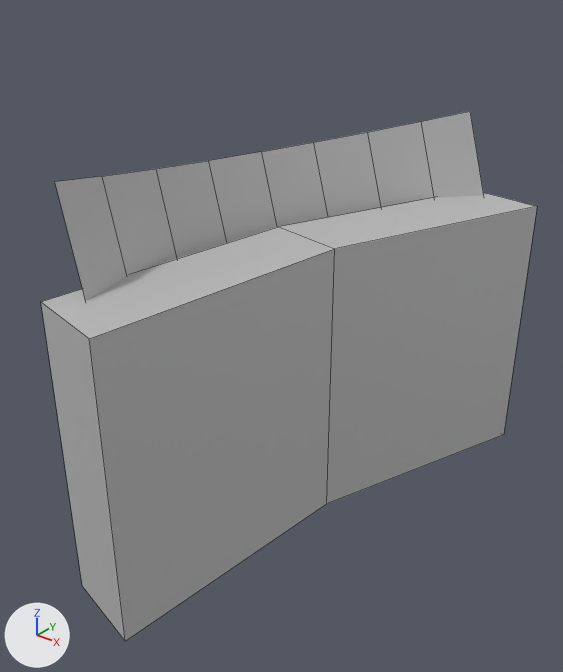
The FBX model Assets/!WeAreAthomic/PROPS/P_LABTUTORIAL/DATA/Pantalla_Stats/P_PantallaStats.fbx: old version first, new version second.
The view is the same before and after, from a camera (50 mm lens) standing at (0.134, -0.594, 0.549) and looking at (-0.376, 0.043, 0.154). The axes (+X, +Y, +Z) are drawn at lower left. The lights are the same throughout. Mesh edges are drawn as thin lines. Where no turn or scale is listed for an object, it has been applied to the vertices.

Objects in the first picture: 'Laboratorio_Neftis_polySurface21', 'pCube1'.
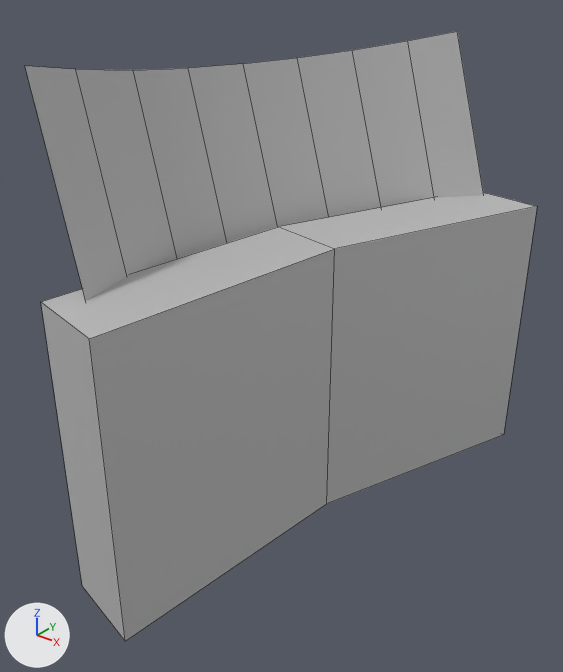
Boxes (x1, y1, x2, y2) around the edits, measured in the pictures (563 x 672 px; the box of a moved part takes in the faces that stretch with it):
'Laboratorio_Neftis_polySurface21', reshaped (7% wider, 42% taller)
    before: (55, 111, 484, 301)
    after: (25, 31, 484, 301)
part 1 of me_mesh_001, moved or reshaped (not visible afterwards)
    before: (55, 111, 484, 268)

Patch to the scene script:
```diff
--- a/Assets/!WeAreAthomic/PROPS/P_LABTUTORIAL/DATA/Pantalla_Stats/P_PantallaStats.fbx.py
+++ b/Assets/!WeAreAthomic/PROPS/P_LABTUTORIAL/DATA/Pantalla_Stats/P_PantallaStats.fbx.py
@@ mat_m_pantallastats_holo @@
+mat_m_pantallastats_holo = principled_material('M_PantallaStats_Holo')
+mat_m_pantallastats_holo.base_color = (0.5, 0.5, 0.5)  # grey #bcbcbc
@@ me_mesh_002_1 @@
+me_mesh_002_1.from_pydata([(-28.7, -7.5, -5.7), (-22.7, -4.4, -5.7), (-22.7, -4.4, 15.9), (-28.7, -7.5, 15.9), (0.0, 0.3, 15.9), (0.0, 0.3, -5.7), (7.8, -0.2, -5.7), (7.8, -0.2, 15.9), (15.4, -1.8, 15.9), (15.4, -1.8, -5.7), (22.7, -4.4, -5.7), (22.7, -4.4, 15.9), (-15.4, -1.8, 15.9), (-15.4, -1.8, -5.7), (-7.8, -0.2, -5.7), (-7.8, -0.2, 15.9), (28.7, -7.5, -5.7), (28.7, -7.5, 15.9)], [], [(0, 1, 2, 3), (4, 5, 6, 7), (8, 9, 10, 11), (12, 13, 14, 15), (2, 1, 13, 12), (15, 14, 5, 4), (7, 6, 9, 8), (11, 10, 16, 17)])
+me_mesh_002_1.materials.append(mat_m_pantallastats_holo)  # grey #bcbcbc
@@ ob_laboratorio_neftis_polysurface21 @@
-ob_laboratorio_neftis_polysurface21 = bpy.data.objects.new('Laboratorio_Neftis_polySurface21', me_mesh_001)
+ob_laboratorio_neftis_polysurface21 = bpy.data.objects.new('Laboratorio_Neftis_polySurface21', me_mesh_002_1)
 ob_laboratorio_neftis_polysurface21.parent = ob_pantalla_stats
```
